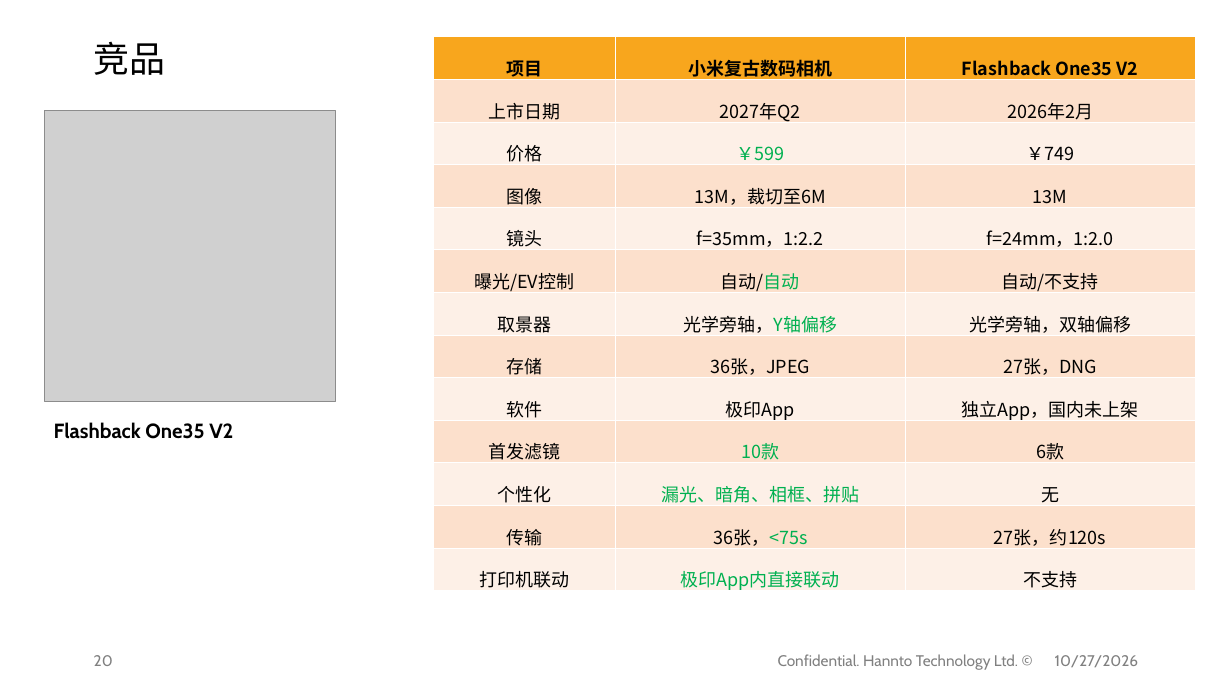
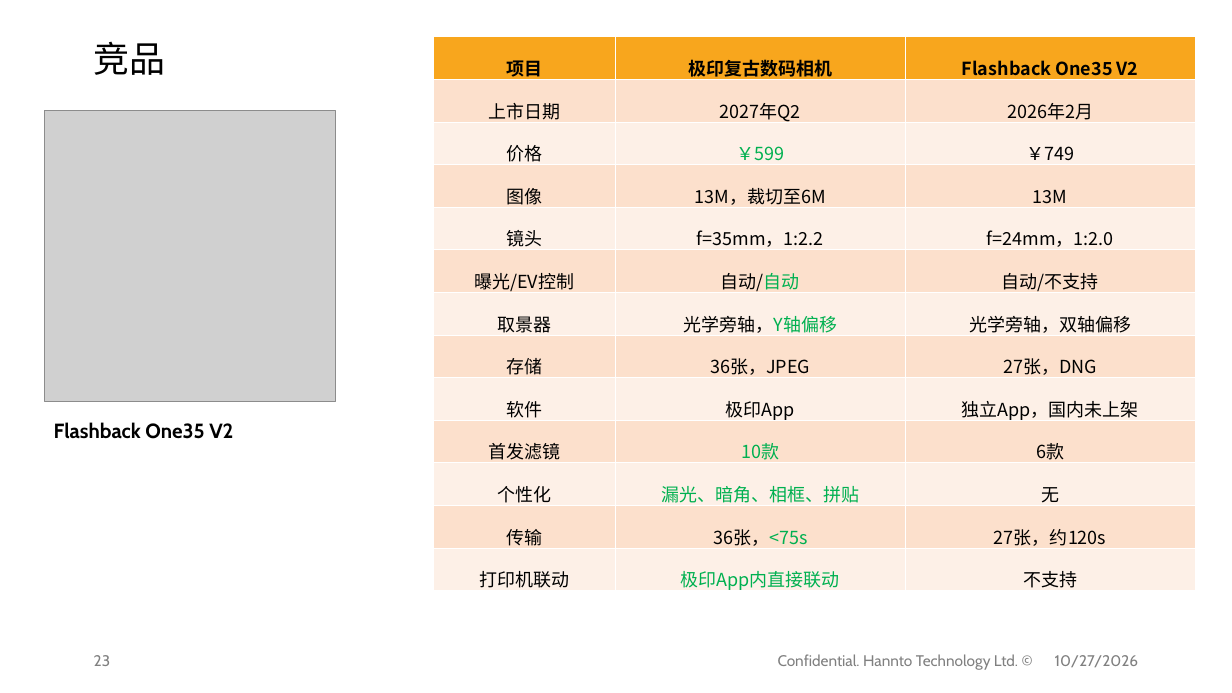
Before and after one commit to shengnanxiang/code_aiken, a slide deck: slide 23 of 极印版 aiken/AiKen_JY_SI^L0DO_261027.pptx (slide 20 before the commit). Drawn at 1232x693 pixels with LibreOffice and Linux fonts; fonts in the diff are those of the drawing; grey boxes stand for pictures; background and template pictures are left out. Boxes give left, top, right and bottom in pixels: in the first picture for what was removed or moved away, otherwise in the second. Text is boxed around its words. In the diff, an @@ line names an element or a change of style, - is before the commit and + after.

```diff
--- a/极印版 aiken/AiKen_JY_SI^L0DO_261027.pptx
+++ b/极印版 aiken/AiKen_JY_SI^L0DO_261027.pptx
@@ table at (433, 37, 1196, 594) @@
-row 1, column 2: 小米复古数码相机
+row 1, column 2: 极印复古数码相机
@@ page number at (94, 655, 110, 666): text changed @@
-20
+23
```
Also in this commit, not shown: 3 other slides changed, 3 slides added, 47 other files.
